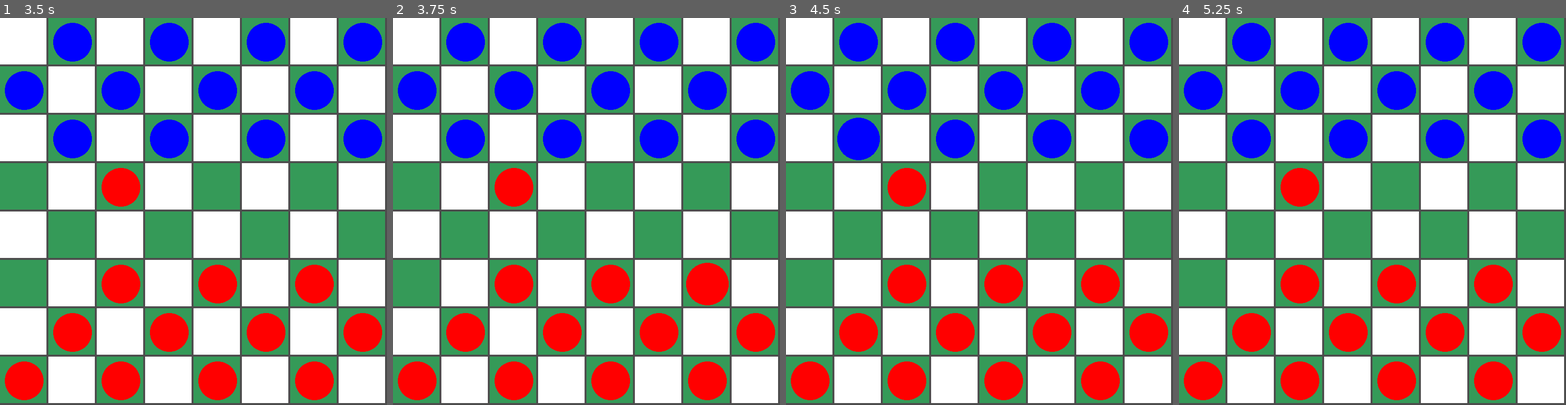
Above: before the commit, frames 1-4 (left to right).
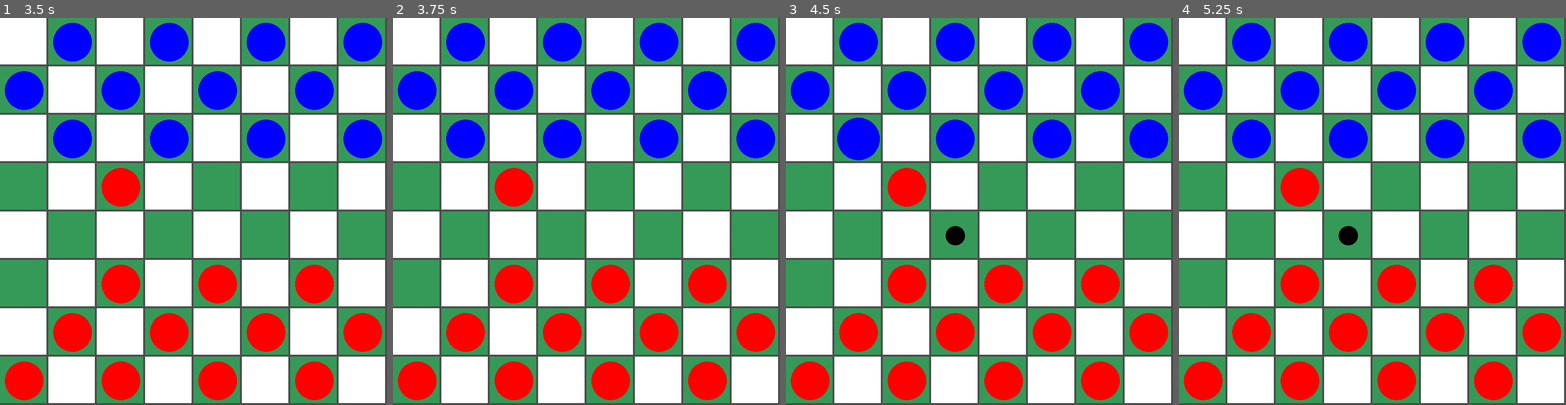
Above: after the commit, the same moments.

Repository: ricardobr3no/checkers-godot
Game: Godot game, scene res://scenes/main.tscn
Same seed, same stepped clock (60 frames per second), same inputs: the game is played once before the commit and once after it. The engine's default icon, where the game draws it, is replaced by a stand-in: a white triangle on a blue panel in a dark square.
Inputs (mouse positions are in pixels of both pictures, inside the frame that each line leads up to):
- Up to frame 1 (3.5 s): tap Enter at 0.5, 2 s; move the mouse to (278, 192) at 0.52 s; press the mouse at (278, 192) at 0.53 s; tap Space at 1.25, 2.75 s; move the mouse to (116, 230) at 1.27 s; release the mouse at (116, 230) at 1.28 s; click (116, 230) at 1.35 s; move the mouse to (232, 126) at 2.02 s; press the mouse at (232, 126) at 2.03 s; move the mouse to (174, 288) at 2.77 s; release the mouse at (174, 288) at 2.78 s; click (174, 288) at 2.85 s
- Up to frame 2 (3.75 s): tap Enter at 3.5 s; move the mouse to (702, 269) at 3.52 s; press the mouse at (702, 269) at 3.53 s
- Up to frame 3 (4.5 s): tap Space at 4.25 s; move the mouse to (863, 153) at 4.27 s; release the mouse at (863, 153) at 4.28 s; click (863, 153) at 4.35 s
- Up to frame 4 (5.25 s): move the mouse to (1391, 211) at 5.02 s; press the mouse at (1391, 211) at 5.03 s

Frame 1 is identical in both runs. In frame 2, 0.2% of the frame differs, in the area x 75-87%, y 63-75%; in frame 3, 0.2%, in the area x 41-47%, y 53-59%; in frame 4, 0.2%.

Commit message:
bug fix and add dicas

Diff:
--- a/scenes/basePiece.tscn
+++ b/scenes/basePiece.tscn
@@ -11,6 +11,7 @@
 radius = 45.0111
 
 [node name="basePiece" type="Area2D" groups=["red_pieces"]]
+z_index = 2
 position = Vector2(247, 49)
 script = ExtResource("1_7a77r")
 
--- a/scenes/main.tscn
+++ b/scenes/main.tscn
@@ -7,3 +7,5 @@
 script = ExtResource("1_8eyhm")
 
 [node name="board" parent="." instance=ExtResource("1_hpled")]
+
+[node name="points" type="Node" parent="board"]
--- /dev/null
+++ b/scenes/point.tscn
@@ -0,0 +1,18 @@
+[gd_scene load_steps=3 format=3 uid="uid://ckfyy7dnhye8q"]
+
+[sub_resource type="SphereMesh" id="SphereMesh_pycmv"]
+radius = 40.0
+height = 80.0
+
+[sub_resource type="GDScript" id="GDScript_i8oiq"]
+script/source = "extends MeshInstance2D
+
+func _ready() -> void:
+	self_modulate = Color.BLACK
+"
+
+[node name="point" type="MeshInstance2D"]
+position = Vector2(382, 278)
+scale = Vector2(0.5, 0.5)
+mesh = SubResource("SphereMesh_pycmv")
+script = SubResource("GDScript_i8oiq")
--- a/scripts/basePiece.gd
+++ b/scripts/basePiece.gd
@@ -10,7 +10,6 @@
 var col : int
 
 var color : Color
-var is_selected := false
 var is_king := false
 
 
@@ -37,7 +36,7 @@
 	if color == Global.TurnColor:
 		sprite.scale *= SCALE_SIZE
 	else:
-		scale = Vector2(SCALE_SIZE, SCALE_SIZE)
+		reset_size()
 
 func _mouse_exit() -> void:
 	if color == Global.TurnColor:
--- a/scripts/board.gd
+++ b/scripts/board.gd
@@ -6,7 +6,7 @@
 const ROWS := 8
 const COLS := 8
 
-@onready var SQUARE_SIZE = int(get_custom_minimum_size().x / ROWS)
+@onready var SQUARE_SIZE = get_custom_minimum_size().x / ROWS
 
 var board := []
 var removed_piece = null
@@ -94,7 +94,7 @@
 	# algoritmo para kill jumper
 	## left
 	if row + 2 * step in range(8):
-		if left - 1 <= 7 and board[row + step][left] is Object and not (board[row + 2 * step][left - 1] is Object):
+		if left - 1 >= 0 and board[row + step][left] is Object and not (board[row + 2 * step][left - 1] is Object):
 			var obstaculo_piece = board[row + step][left]
 			if obstaculo_piece.color != Global.TurnColor:
 				kill_move = true
--- a/scripts/main.gd
+++ b/scripts/main.gd
@@ -2,6 +2,8 @@
 
 @onready var board := $board
 @onready var pieces := $board/pieces
+
+@onready var point := preload("res://scenes/point.tscn")
 
 var selected_piece = []
 var valid_moves = []
@@ -56,15 +58,12 @@
 	return all_kill_moves
 
 
-
-
-
 func _move(row, col):
 	var place_selected = board.get_piece(row, col)
 
 	if get_all_kill_moves():
 		# se tiver alguma piece com pulo disponivel
-		if selected_piece and not (place_selected is Object) and [row, col] in valid_moves and [row, col] in get_all_kill_moves():
+		if selected_piece and not (place_selected is Object) and [row, col] in get_all_kill_moves():
 			board.mover_pieces(selected_piece[0], row, col)
 			selected_piece[0].row = col
 			selected_piece[0].col = row
@@ -88,6 +87,7 @@
 
 func select(row, col):
 	if selected_piece:
+		print(get_all_kill_moves())
 		var result = _move(row, col)
 		if not result:
 			selected_piece = []
@@ -104,12 +104,26 @@
 
 			var moves = board.get_valid_moves(piece) # retorna dictonary
 			valid_moves = moves.kill if moves.kill else moves.simple
-
-			selected_piece[0].is_selected = true
+			_draw_guides(piece)
 			return true
 
 	return false
 
+
+func _draw_guides(piece):
+
+	for node in $board/points.get_children():
+		node.queue_free()
+
+	for pos in valid_moves:
+		var circulo_y = pos[0]
+		var circulo_x = pos[1]
+
+		var p = point.instantiate()
+		$board/points.add_child(p)
+		p.add_to_group("point")
+
+		p.position = Vector2(circulo_x * board.SQUARE_SIZE + board.SQUARE_SIZE / 2, circulo_y * board.SQUARE_SIZE + board.SQUARE_SIZE / 2)
 
 func change_turn():
 	if Global.TurnColor == Color.RED:
